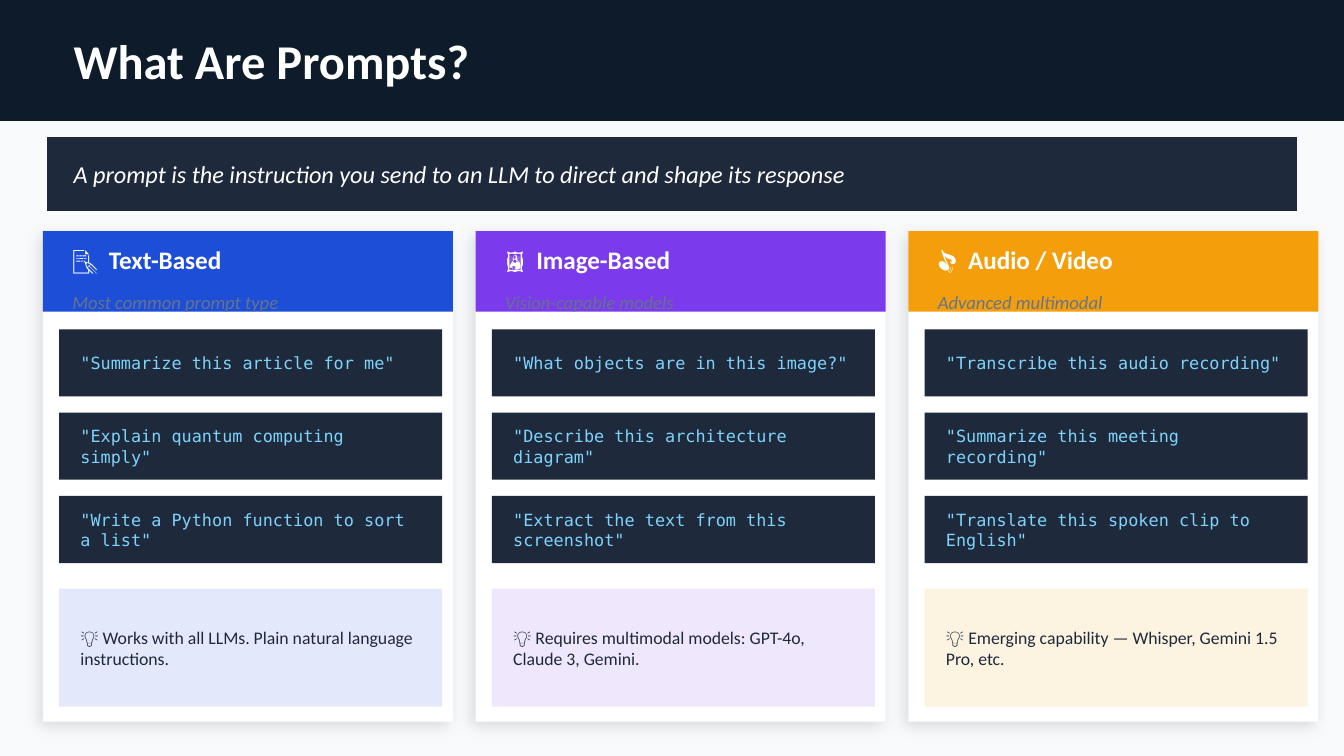
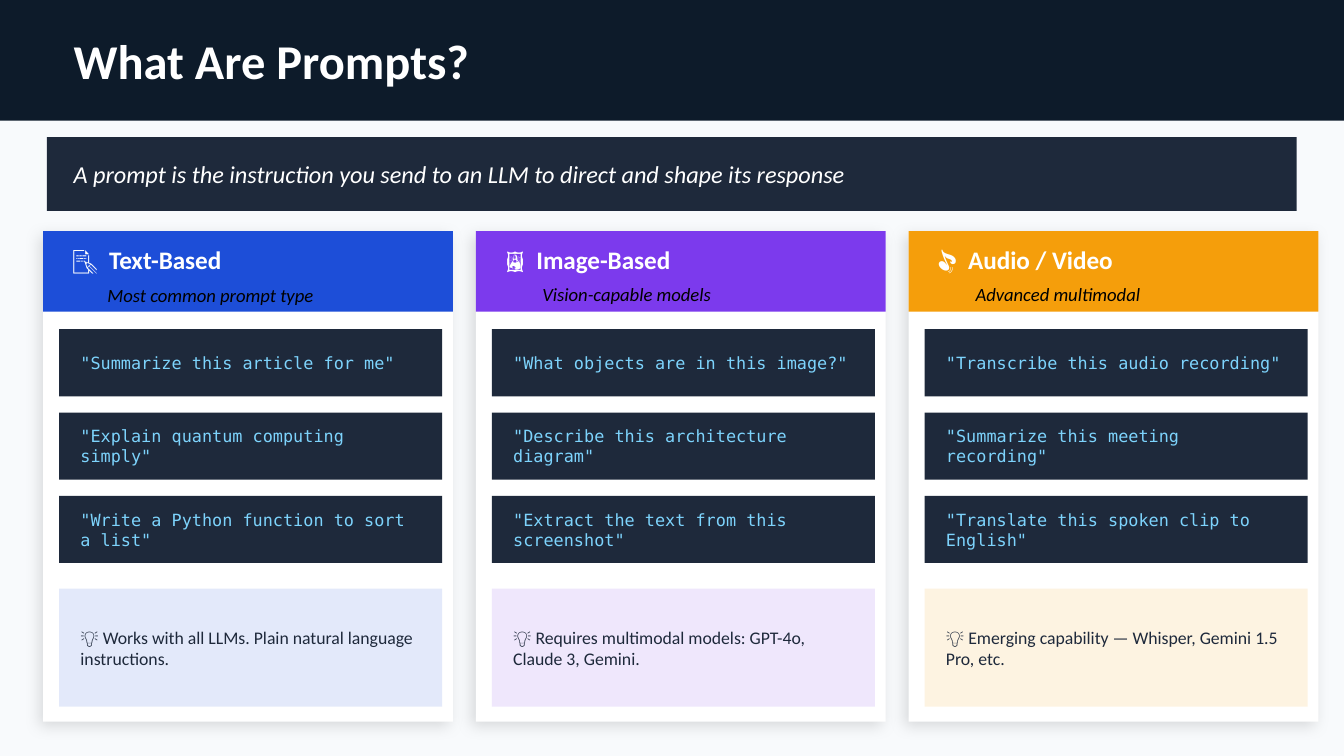
Before and after one commit to StartGenAI/Langchain_Topics, a slide deck: slide 5 of 03.Langchain_Prompt_Template/Deck1_Slides01-10_Temperature_Prompts_Basics.pptx. Drawn at 1344x756 pixels with LibreOffice and Linux fonts; fonts in the diff are those of the drawing. Boxes give left, top, right and bottom in pixels: in the first picture for what was removed or moved away, otherwise in the second. Text is boxed around its words. In the diff, an @@ line names an element or a change of style, - is before the commit and + after.

Commit message:
prompt template

```diff
--- a/03.Langchain_Prompt_Template/Deck1_Slides01-10_Temperature_Prompts_Basics.pptx
+++ b/03.Langchain_Prompt_Template/Deck1_Slides01-10_Temperature_Prompts_Basics.pptx
@@ text "Most common prompt type": place and size @@
-text "Most common prompt type" at <box>72,297,278,315</box>
+text "Most common prompt type" at <box>107,290,313,305</box>
@@ text colour #64748B to #000000 in 3 elements at <box>107,290,313,305</box>, <box>976,288,1141,301</box>, <box>542,288,711,304</box> @@
@@ text "Vision-capable models": place and size @@
-text "Vision-capable models" at <box>505,296,673,315</box>
+text "Vision-capable models" at <box>542,288,711,304</box>
@@ text "Advanced multimodal": place and size @@
-text "Advanced multimodal" at <box>938,296,1103,315</box>
+text "Advanced multimodal" at <box>976,288,1141,301</box>
```
Also in this commit, not shown: 6 other slides changed, 8 other files.
